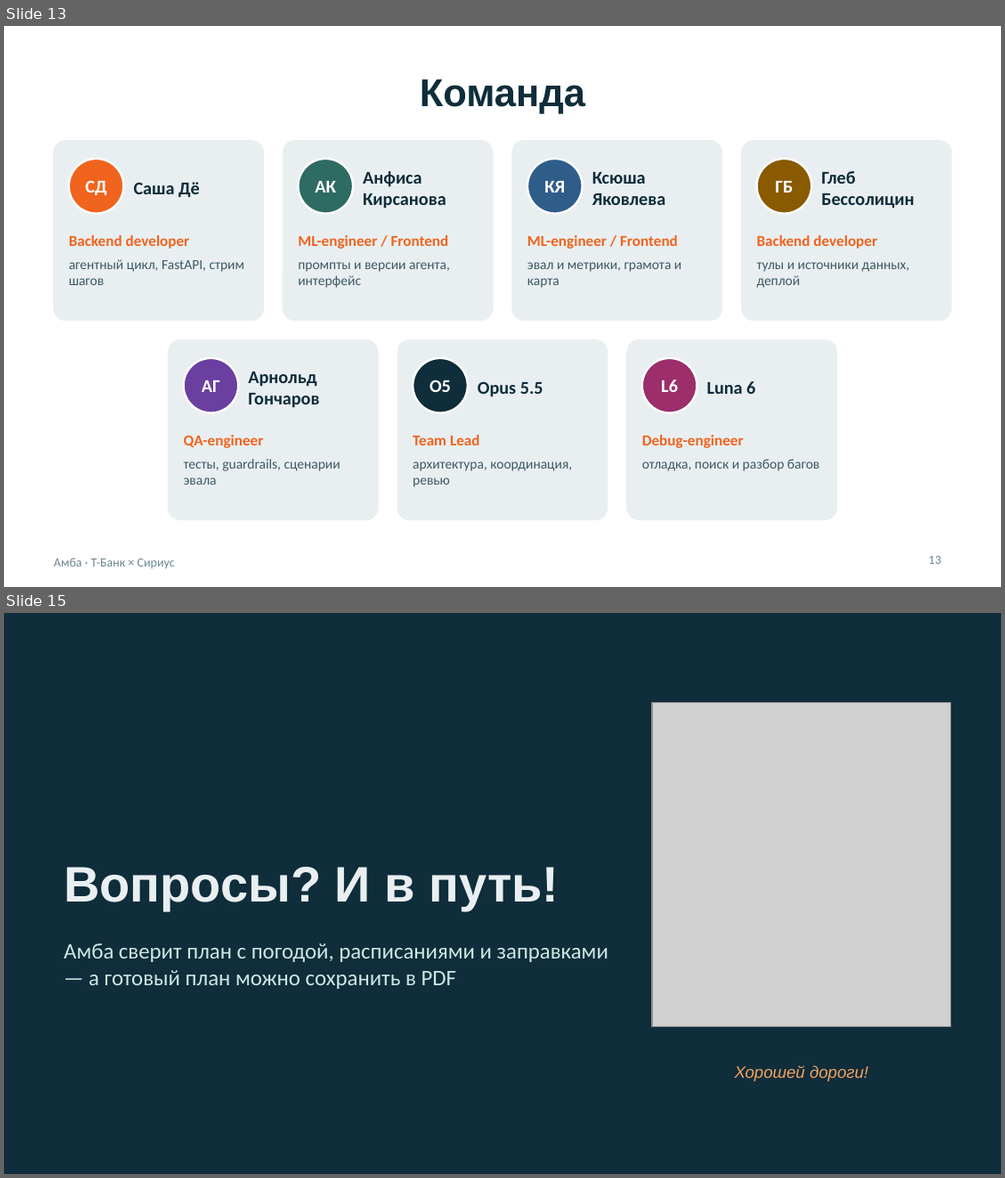
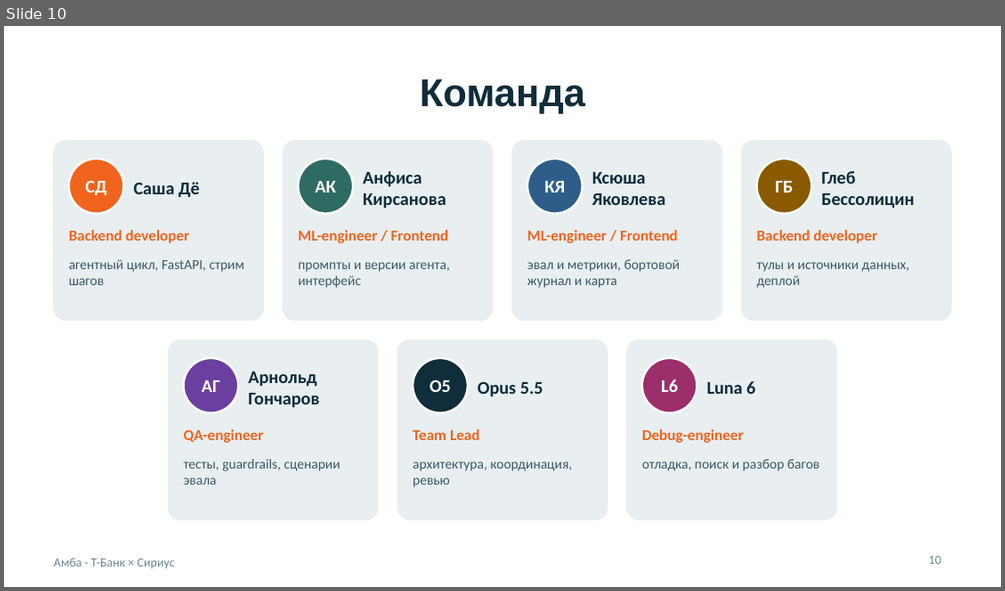
Before and after one commit to BessolitsinGleb/AI-ta, a slide deck: presentation/Amba_Travel_AI.pptx. Shown one above the other, each under a label of ours: slides 13 and 15 before the commit, slide 10 after it; the slides between them are not shown. The pictures are 1005x1178 and 1005x591 pixels, drawn with LibreOffice and Linux fonts; fonts in the diff are those of the drawing; grey boxes stand for pictures. Boxes give left, top, right and bottom in pixels: in the first picture for what was removed or moved away, otherwise in the second. Text is boxed around its words. In the diff, an @@ line names an element or a change of style, - is before the commit and + after.

```diff
--- a/presentation/Amba_Travel_AI.pptx
+++ b/presentation/Amba_Travel_AI.pptx
@@ slide 15 removed at <box>4,613,1001,1174</box>, background #0F2D3A @@
@@ picture removed at <box>652,703,951,1027</box> @@
@@ title removed at <box>64,867,559,910</box> @@
-Вопросы? И в путь!
@@ text removed at <box>64,943,608,989</box> @@
-Амба сверит план с погодой, расписаниями и заправками — а готовый план можно сохранить в PDF
@@ text removed at <box>735,1065,868,1081</box> @@
-Хорошей дороги!
@@ what was slide 13 is now slide 10 @@
@@ slide 10 changed as well @@
@@ text at <box>527,259,680,288</box>: text changed @@
-эвал и метрики, грамота и карта
+эвал и метрики, бортовой журнал и карта
@@ vertical alignment middle to top in 7 elements at <box>69,230,190,243</box>, <box>298,230,449,243</box>, <box>527,230,678,243</box>, <box>757,230,877,243</box>, <box>184,429,264,443</box>, <box>413,429,479,440</box>, <box>642,429,744,443</box> @@
@@ page number at <box>929,556,941,564</box>: text changed @@
-13
+10
```
Also in this commit, not shown: 7 other slides changed, 4 slides added, 6 other slides removed, 5 other files.
